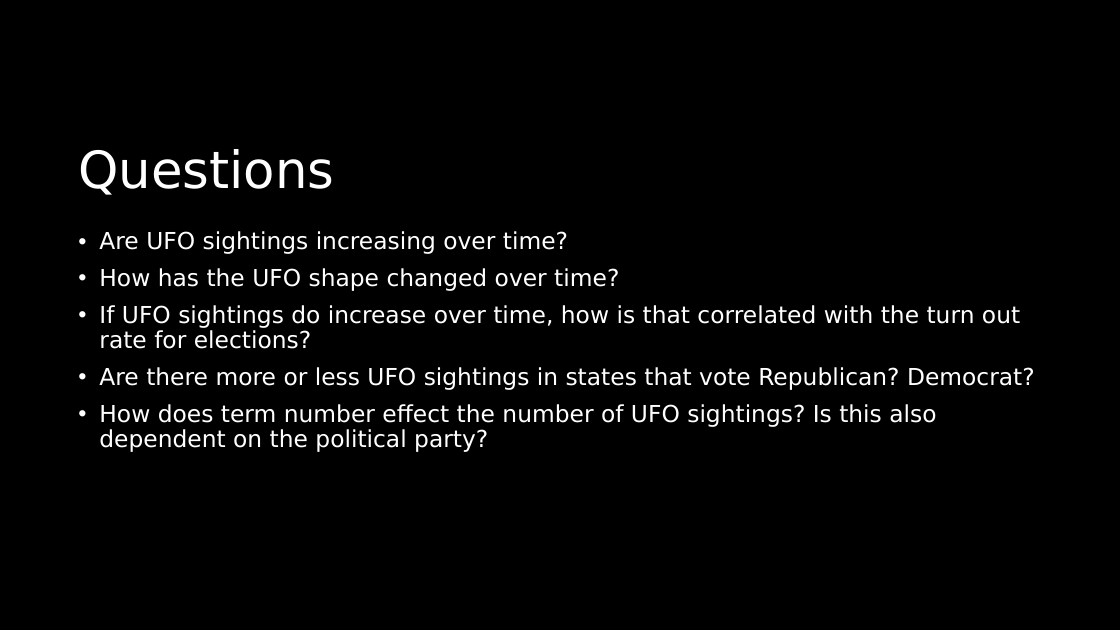
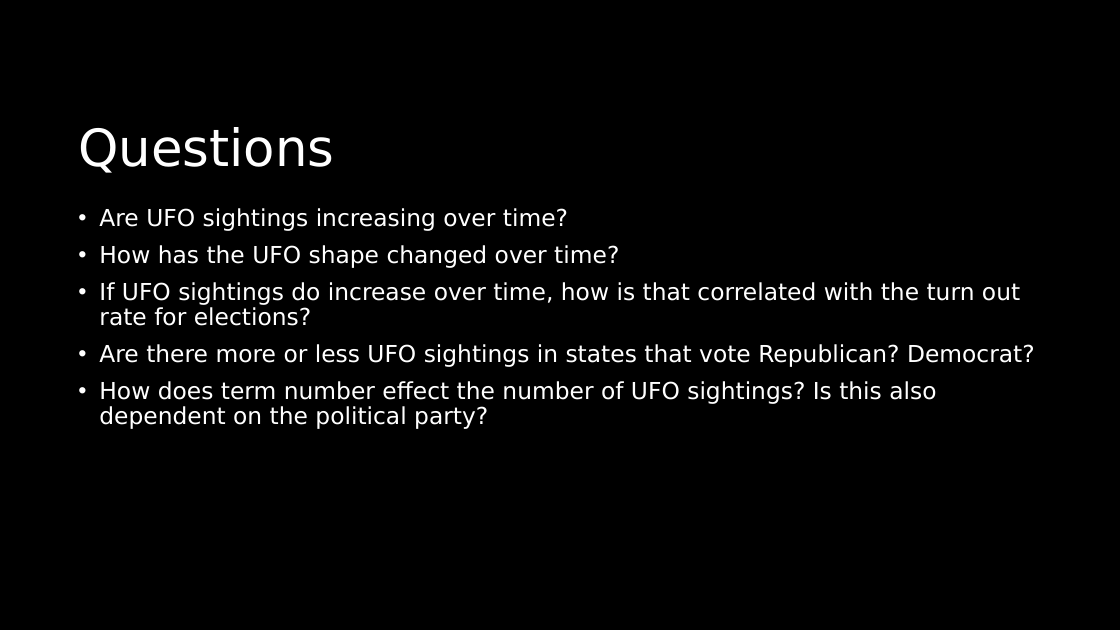
Before and after one commit to KWolley/CSPB4502_DreamTeam, a slide deck: slide 3 of UFO_presidentalElections.pptx. Drawn at 1120x630 pixels with LibreOffice and Linux fonts; fonts in the diff are those of the drawing. Boxes give left, top, right and bottom in pixels: in the first picture for what was removed or moved away, otherwise in the second. Text is boxed around its words. In the diff, an @@ line names an element or a change of style, - is before the commit and + after.

```diff
--- a/UFO_presidentalElections.pptx
+++ b/UFO_presidentalElections.pptx
@@ title "Questions": place and size @@
-title "Questions" at bbox=[78, 149, 334, 195]
+title "Questions" at bbox=[78, 127, 334, 173]
@@ text "Are UFO sightings increasing over ...": place and size @@
-text "Are UFO sightings increasing over ..." at bbox=[99, 231, 1035, 452]
+text "Are UFO sightings increasing over ..." at bbox=[99, 208, 1035, 429]
```
Also in this commit, not shown: 6 other slides changed.
